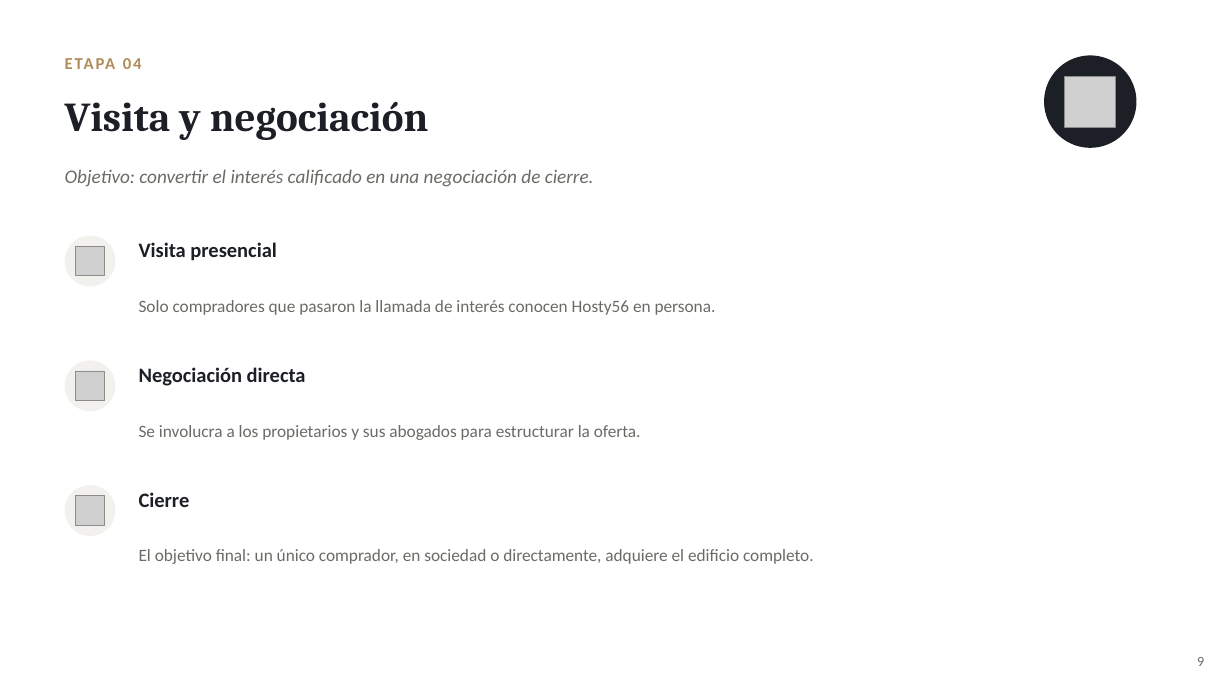
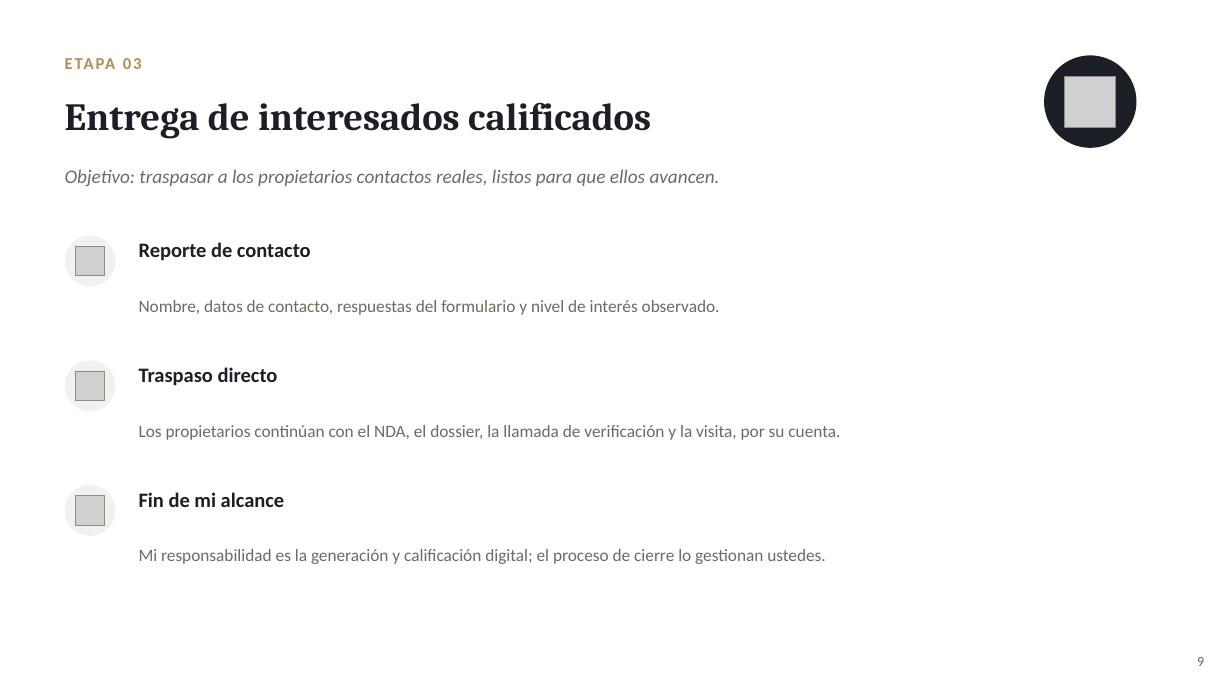
Before and after one commit to rozoerik-eng/Presentaciones-y-varios, a slide deck: slide 9 of Hosty56 - Plan de Venta (Edificio Airbnb Bogota)/Hosty56_Plan_de_Venta.pptx. Drawn at 1232x693 pixels with LibreOffice and Linux fonts; fonts in the diff are those of the drawing; grey boxes stand for pictures. Boxes give left, top, right and bottom in pixels: in the first picture for what was removed or moved away, otherwise in the second. Text is boxed around its words. In the diff, an @@ line names an element or a change of style, - is before the commit and + after.

```diff
--- a/Hosty56 - Plan de Venta (Edificio Airbnb Bogota)/Hosty56_Plan_de_Venta.pptx
+++ b/Hosty56 - Plan de Venta (Edificio Airbnb Bogota)/Hosty56_Plan_de_Venta.pptx
@@ text at bbox=[65, 46, 619, 79]: text changed @@
-ETAPA 04
+ETAPA 03
@@ text at bbox=[65, 102, 651, 139]: text changed; size 32 to 30 pt @@
-Visita y negociación
+Entrega de interesados calificados
@@ text at bbox=[65, 169, 720, 187]: text changed @@
-Objetivo: convertir el interés calificado en una negociación de cierre.
+Objetivo: traspasar a los propietarios contactos reales, listos para que ellos avancen.
@@ text at bbox=[139, 242, 311, 261]: text changed @@
-Visita presencial
+Reporte de contacto
@@ text at bbox=[139, 300, 720, 315]: text changed @@
-Solo compradores que pasaron la llamada de interés conocen Hosty56 en persona.
+Nombre, datos de contacto, respuestas del formulario y nivel de interés observado.
@@ text at bbox=[139, 367, 278, 386]: text changed @@
-Negociación directa
+Traspaso directo
@@ text at bbox=[139, 425, 840, 440]: text changed @@
-Se involucra a los propietarios y sus abogados para estructurar la oferta.
+Los propietarios continúan con el NDA, el dossier, la llamada de verificación y la visita, por su cuenta.
@@ text at bbox=[139, 492, 285, 507]: text changed @@
-Cierre
+Fin de mi alcance
@@ text at bbox=[139, 549, 826, 564]: text changed @@
-El objetivo final: un único comprador, en sociedad o directamente, adquiere el edificio completo.
+Mi responsabilidad es la generación y calificación digital; el proceso de cierre lo gestionan ustedes.
```
Also in this commit, not shown: 12 other slides changed, 2 slides added, 2 slides removed, 1 other file.
